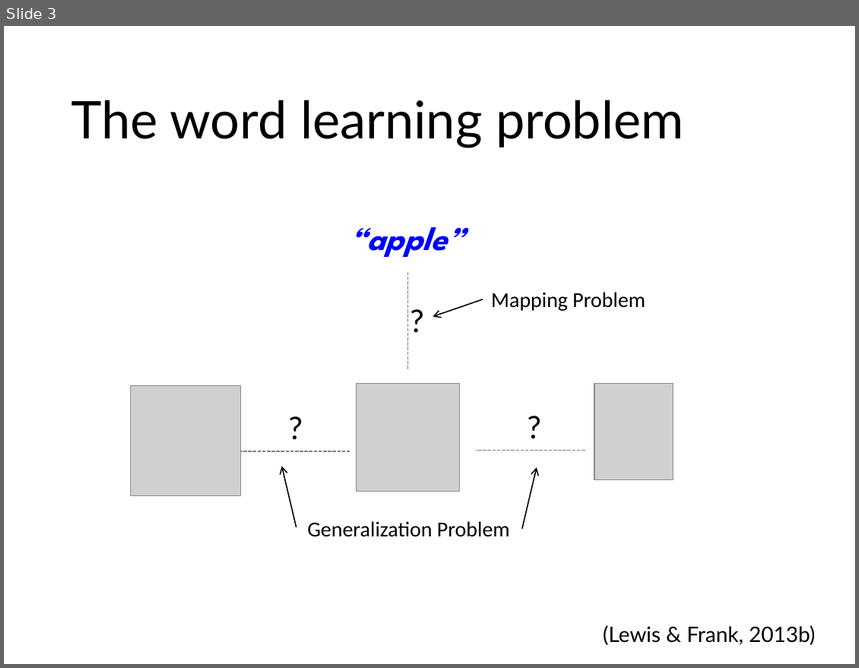
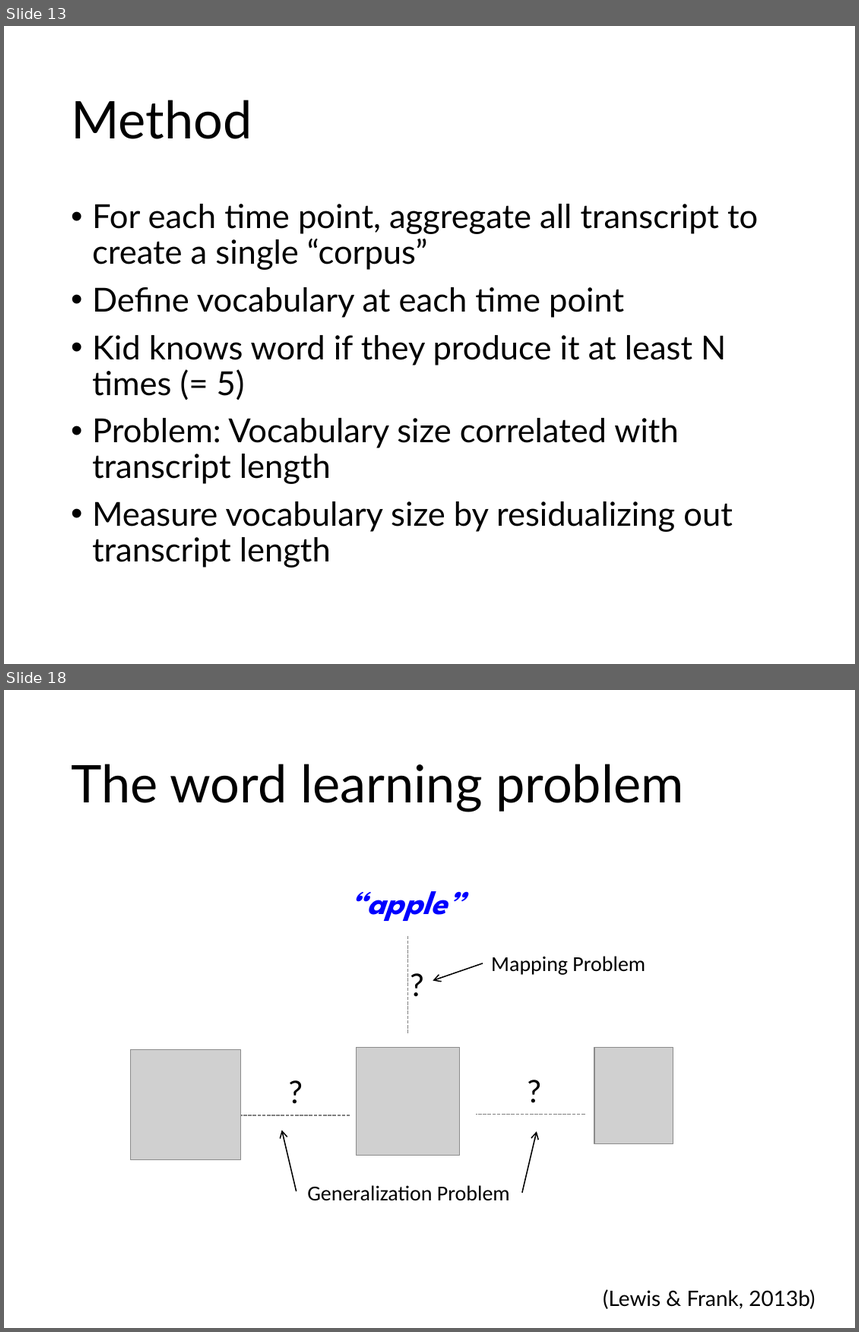
Before and after one commit to nbeckage/VOCAB_SEEDS, a slide deck: talks/lupyan_lab_3_8_18.pptx. Shown one above the other, each under a label of ours: slide 3 before the commit, slides 13 and 18 after it; the slides between them are not shown. The pictures are 859x668 and 859x1332 pixels, drawn with LibreOffice and Linux fonts; fonts in the diff are those of the drawing; grey boxes stand for pictures. Boxes give left, top, right and bottom in pixels: in the first picture for what was removed or moved away, otherwise in the second. Text is boxed around its words. In the diff, an @@ line names an element or a change of style, - is before the commit and + after.

```diff
--- a/talks/lupyan_lab_3_8_18.pptx
+++ b/talks/lupyan_lab_3_8_18.pptx
@@ slide 13 added at bbox=[4, 26, 855, 664], background #FFFFFF @@
@@ title added at bbox=[71, 100, 252, 139], 44 pt, text #000000 @@
+Method
@@ text added at bbox=[92, 204, 758, 568], 28 pt, text #000000 @@
+• For each time point, aggregate all transcript to create a single “corpus”
+• Define vocabulary at each time point
+• Kid knows word if they produce it at least N times (= 5)
+• Problem: Vocabulary size correlated with transcript length
+• Measure vocabulary size by residualizing out transcript length
@@ what was slide 3 is now slide 18 @@
```
Also in this commit, not shown: 6 slides changed, 9 other slides added, 2 slides removed, 17 other files.
